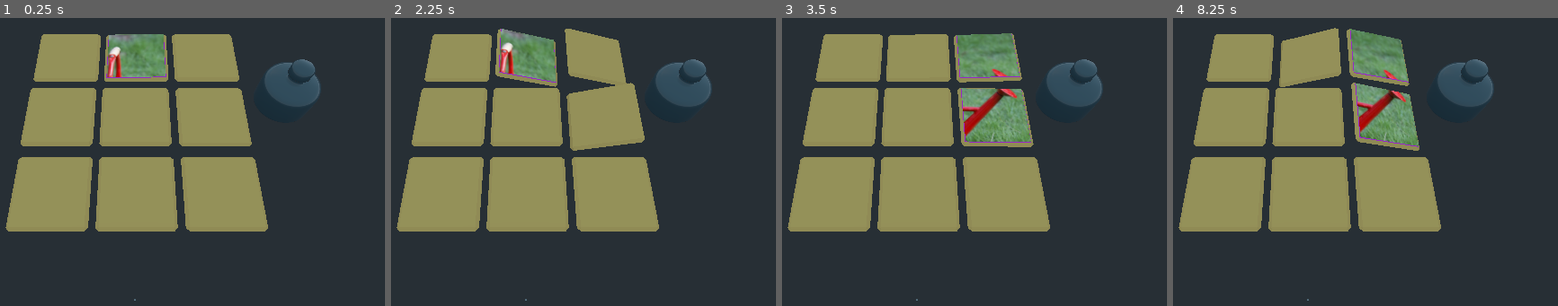
Above: before the commit, frames 1-4 (left to right).
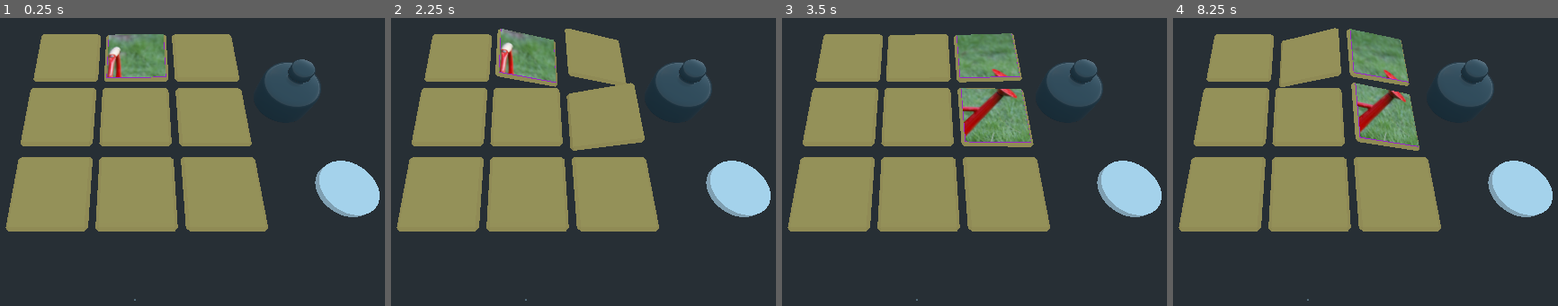
Above: after the commit, the same moments.

Repository: nheeb/OrbinTime
Game: Godot game, scene res://TileFlipPuzzleTest.tscn
Two runs of this game, one before a commit and one after it. Both use one fixed random seed, a clock stepped at 60 frames per second and the inputs below.
Inputs (mouse positions are in pixels of both pictures, inside the frame that each line leads up to):
- Up to frame 1 (0.25 s): no input
- Up to frame 2 (2.25 s): tap Enter at 0.5, 2 s; move the mouse to (683, 133) at 0.52 s; click (683, 133) at 0.67 s; tap Space at 1.25 s; move the mouse to (outside the picture) at 1.27 s; click (outside the picture) at 1.42 s; move the mouse to (598, 61) at 2.02 s; click (598, 61) at 2.17 s
- Up to frame 3 (3.5 s): move the mouse to (882, 239) at 2.77 s; click (882, 239) at 2.92 s
- Up to frame 4 (8.25 s): tap Space at 3.5, 5 s; move the mouse to (1523, 216) at 3.52 s; click (1523, 216) at 3.67 s; tap Enter at 4.25 s; move the mouse to (outside the picture) at 4.27 s; click (outside the picture) at 4.42 s; move the mouse to (1342, 153) at 5.02 s; click (1342, 153) at 5.17 s; move the mouse to (1199, 49) at 5.77 s; click (1199, 49) at 5.92 s; move the mouse to (1465, 133) at 6.52 s; click (1465, 133) at 6.67 s; move the mouse to (outside the picture) at 7.27 s; click (outside the picture) at 7.42 s; move the mouse to (1380, 61) at 8.02 s; click (1380, 61) at 8.17 s

The runs differ from the first frame. In frame 1, 2.5% of the frame differs, in the area x 81-99%, y 49-70%; in frame 2, 2.5%; in frame 3, 2.5%; in frame 4, 2.5%.

Commit message:
weight rack

Diff:
--- /dev/null
+++ b/Objects/WeightRack.gd
@@ -0,0 +1,21 @@
+extends Spatial
+
+
+
+# Called when the node enters the scene tree for the first time.
+func _ready() -> void:
+	pass # Replace with function body.
+
+func _on_ClickArea_input_event(_camera: Node, event: InputEvent, _position: Vector3, _normal: Vector3, _shape_idx: int) -> void:
+	if event is InputEventMouseButton:
+		if event.pressed and event.button_index == 1:
+			if Game.selected_weight != null: # Weight is selected and will be dropped off here
+				var weight: Weight = Game.selected_weight
+				weight.transform.origin.x = transform.origin.x
+				weight.transform.origin.z = transform.origin.z
+				Game.selected_weight = null
+				weight.currently_selected = false
+				Game.weight_x = -1
+				Game.weight_y = -1
+			else:
+				pass # do nothing (?)
--- /dev/null
+++ b/Objects/WeightRack.tscn
@@ -0,0 +1,22 @@
+[gd_scene load_steps=4 format=2]
+
+[ext_resource path="res://Objects/WeightRack.gd" type="Script" id=1]
+
+[sub_resource type="CylinderMesh" id=1]
+
+[sub_resource type="CylinderShape" id=2]
+
+[node name="WeightRack" type="Spatial"]
+script = ExtResource( 1 )
+
+[node name="MeshInstance" type="MeshInstance" parent="."]
+transform = Transform( 0.439849, 0, 0, 0, 0.057951, 0, 0, 0, 0.439849, 0, 0, 0 )
+mesh = SubResource( 1 )
+
+[node name="ClickArea" type="Area" parent="MeshInstance"]
+
+[node name="CollisionShape" type="CollisionShape" parent="MeshInstance/ClickArea"]
+transform = Transform( 1, 0, 0, 0, 1.03381, 0, 0, 0, 1, 0, 0, 0 )
+shape = SubResource( 2 )
+
+[connection signal="input_event" from="MeshInstance/ClickArea" to="." method="_on_ClickArea_input_event"]
--- a/TileFlipPuzzleTest.tscn
+++ b/TileFlipPuzzleTest.tscn
@@ -1,9 +1,10 @@
-[gd_scene load_steps=5 format=2]
+[gd_scene load_steps=6 format=2]
 
 [ext_resource path="res://Models/Tile.tscn" type="PackedScene" id=1]
 [ext_resource path="res://Board.gd" type="Script" id=2]
 [ext_resource path="res://Logic/3x3Board.tscn" type="PackedScene" id=3]
 [ext_resource path="res://Logic/Weight.tscn" type="PackedScene" id=4]
+[ext_resource path="res://Objects/WeightRack.tscn" type="PackedScene" id=5]
 
 [node name="TileFlipPuzzleTest" type="Spatial"]
 
@@ -110,3 +111,6 @@
 
 [node name="Weight" parent="." instance=ExtResource( 4 )]
 transform = Transform( 1, 0, 0, 0, 1, 0, 0, 0, 1, 3.19914, 0, 0 )
+
+[node name="WeightRack" parent="." instance=ExtResource( 5 )]
+transform = Transform( 1, 0, 0, 0, 1, 0, 0, 0, 1, 3.88237, 0, 1.64746 )
